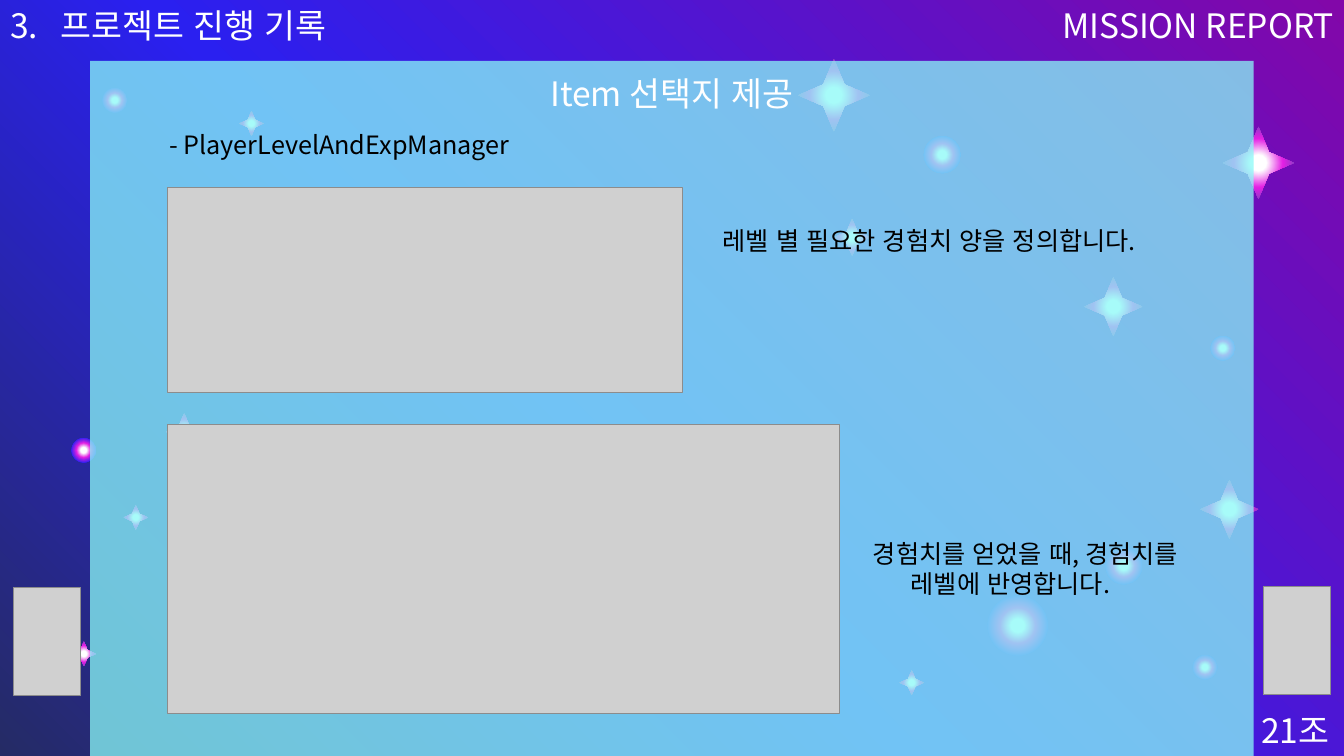
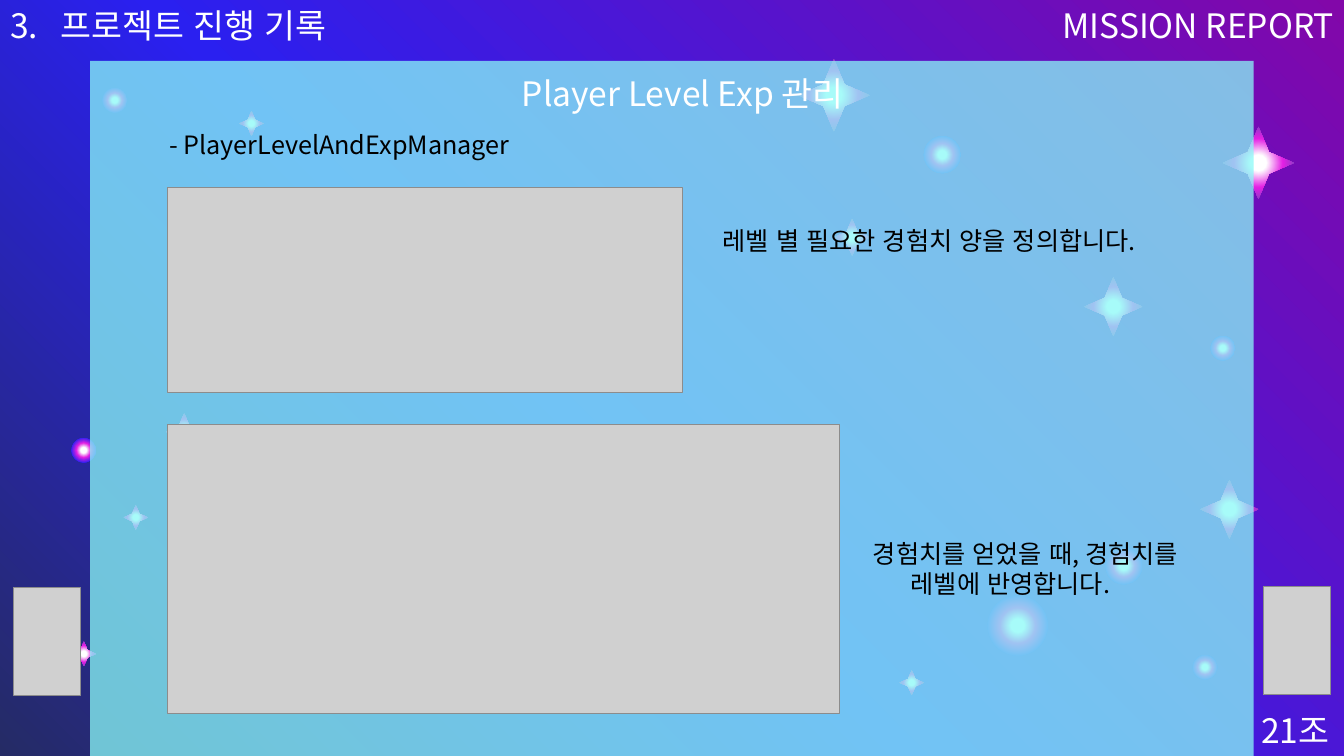
Before and after one commit to TheTimeOfRecord/Team21DodgeShooting, a slide deck: slide 20 of Assets/PPT/21조 PPT 발표본.pptx. Drawn at 1344x756 pixels with LibreOffice and Linux fonts; fonts in the diff are those of the drawing; grey boxes stand for pictures. Boxes give left, top, right and bottom in pixels: in the first picture for what was removed or moved away, otherwise in the second. Text is boxed around its words. In the diff, an @@ line names an element or a change of style, - is before the commit and + after.

Commit message:
Fix PPT

```diff
--- a/Assets/PPT/21조 PPT 발표본.pptx
+++ b/Assets/PPT/21조 PPT 발표본.pptx
@@ text at bbox=[522, 78, 844, 114]: text changed @@
-Item 선택지 제공
+Player Level Exp 관리
```
Also in this commit, not shown: 1 other slide changed.
